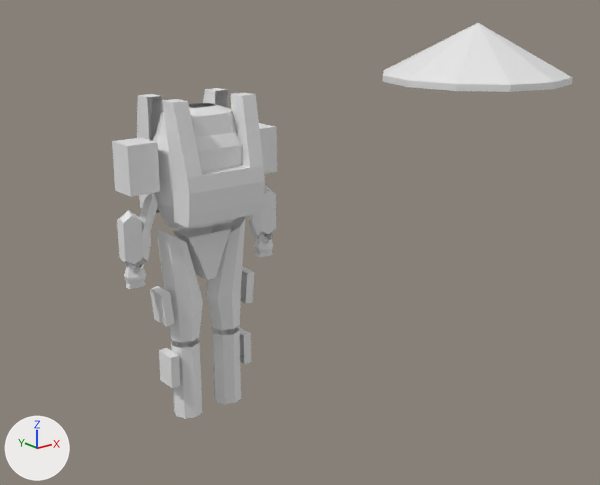
An edit to the Blender file Criação de Personagens II/Proxy Model.blend, drawn before and after from the same camera.
Before and after are seen from a 50 mm camera at (-3.23, -5.23, 3.61) aimed at (1.07, 0.14, 1.46). The axes (+X, +Y, +Z) are drawn at lower left. The lights are the same throughout. The first picture is the older version.

The older version as bpy lines, for what is in view:
```python
me_chapéu = bpy.data.meshes.new('Chapéu')
me_chapéu.from_pydata(...)  # 26 vertices, 36 faces; spans x 2.19..3.97, y -0.89..0.89, z 2.72..3.25
me_cylinder = bpy.data.meshes.new('Cylinder')
me_cylinder.from_pydata(...)  # 357 vertices, 297 faces; spans x -0.67..0.0, y -0.38..0.38, z 0.31..2.83
ob_chapéu = bpy.data.objects.new('Chapéu', me_chapéu)
ob_chapéu.location = (0.0, 0.0, 0.0)
ob_cylinder = bpy.data.objects.new('Cylinder', me_cylinder)
ob_cylinder.location = (0.0, 0.0, 0.0)
_m = ob_cylinder.modifiers.new('Mirror', 'MIRROR')
```
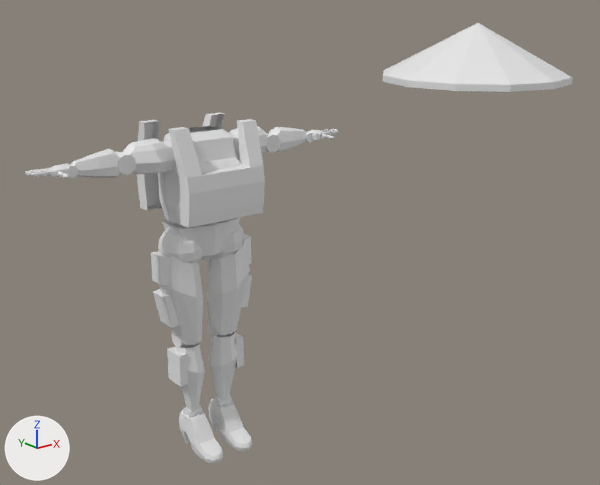
Pixel boxes (x1, y1, x2, y2) of what changed, in the pictures (600 x 485 px; the box of a moved part takes in the faces that stretch with it):
'Cylinder', reshaped (89% wider)
    before: (112, 88, 277, 419)
    after: (25, 113, 338, 463)
part 1 of me_cylinder, moved or reshaped
    before: (150, 267, 255, 327)
    after: (153, 275, 252, 328)
part 2 of me_cylinder, moved or reshaped
    before: (159, 327, 251, 388)
    after: (167, 332, 244, 387)
part 3 of me_cylinder, added
    after: (67, 131, 314, 178)
part 4 of me_cylinder, added
    after: (171, 319, 220, 347)
part 5 of me_cylinder, added
    after: (158, 219, 245, 264)
part 6 of me_cylinder, added
    after: (115, 133, 280, 175)
part 7 of me_cylinder, added
    after: (183, 395, 232, 418)
part 8 of me_cylinder, rebuilt (7% narrower, 20% shorter)
    before: (152, 103, 242, 228)
    after: (158, 126, 242, 226)
part 9 of me_cylinder, rebuilt (14% shorter)
    before: (156, 217, 245, 342)
    after: (158, 238, 250, 345)
part 10 of me_cylinder, rebuilt
    before: (171, 327, 241, 419)
    after: (176, 332, 238, 411)
part 11 of me_cylinder, rebuilt
    before: (112, 123, 277, 197)
    after: (122, 126, 268, 174)
part 12 of me_cylinder, deleted
    before: (124, 231, 273, 289)
part 13 of me_cylinder, deleted
    before: (117, 186, 276, 266)
part 14 of me_cylinder, added
    after: (25, 127, 338, 179)
part 15 of me_cylinder, added
    after: (179, 398, 252, 463)
part 16 of me_cylinder, moved or reshaped
    before: (137, 88, 263, 280)
    after: (138, 113, 263, 285)

What the commit changed:
me_cylinder is used by ob_cylinder; location (0.0, 0.0, 0.0).
me_cylinder had 357 vertices, 297 faces and spanned x -0.67..0.0, y -0.38..0.38, z 0.31..2.83.
me_cylinder now has 1743 vertices, 1699 faces and spans x -1.32..0.0, y -0.38..0.38, z 0.0..2.64.
me_cylinder part 1: the loose piece of 8 vertices spanning x -0.42..-0.33, y -0.09..0.09, z 1.14..1.4 is turned -5.3 degrees about the y axis through its middle, then moved by (0.04, 0.0, -0.03).
me_cylinder part 2: the loose piece of 8 vertices spanning x -0.37..-0.3, y -0.09..0.09, z 0.62..0.88 is moved by (0.07, 0.0, -0.01).
me_cylinder part 3: a new loose piece, a 12-sided cylinder along y spanning x -1.062..-0.978, y -0.064..0.027, z 2.365..2.449.
me_cylinder part 4: a new loose piece, a 12-sided cylinder along x spanning x -0.25..-0.08, y -0.05..0.1, z 0.89..1.04.
me_cylinder part 5: a new loose piece, a UV sphere (12 segments, 8 rings, poles along z) spanning x -0.36..0.0, y -0.18..0.18, z 1.53..1.88.
me_cylinder part 6: a new loose piece, a 12-sided cylinder along y spanning x -0.7..-0.56, y -0.08..0.07, z 2.33..2.48.
me_cylinder part 7: a new loose piece, a 12-sided cylinder along x spanning x -0.202..-0.085, y -0.044..0.055, z 0.253..0.353.
me_cylinder part 8: the loose piece of 49 vertices spanning x -0.37..0.0, y -0.27..0.27, z 1.89..2.75 is rebuilt with 49 vertices and now spans x -0.29..0.0, y -0.27..0.27, z 1.91..2.57.
me_cylinder part 9: the loose piece of 24 vertices spanning x -0.37..-0.02, y -0.13..0.13, z 0.97..1.88 is rebuilt with 30 vertices and now spans x -0.39..-0.02, y -0.19..0.16, z 0.93..1.7.
me_cylinder part 10: the loose piece of 16 vertices spanning x -0.3..-0.07, y -0.11..0.11, z 0.31..0.93 is rebuilt with 32 vertices and now spans x -0.28..-0.04, y -0.13..0.13, z 0.33..0.9.
me_cylinder part 11: the loose piece of 8 vertices spanning x -0.64..-0.41, y -0.12..0.12, z 2.19..2.54 is rebuilt with 49 vertices and now spans x -0.62..-0.19, y -0.16..0.13, z 2.3..2.55.
me_cylinder part 12: the loose piece of 118 vertices spanning x -0.66..-0.51, y -0.1..0.1, z 1.48..1.69 is deleted.
me_cylinder part 13: the loose piece of 46 vertices spanning x -0.67..-0.38, y -0.05..0.05, z 1.63..2.17 is deleted.
me_cylinder part 14: 851 vertices added at x -1.32..-0.65, y -0.23..0.08, z 2.31..2.52.
me_cylinder part 15: 128 vertices added at x -0.23..-0.06, y -0.37..0.14, z 0.0..0.28.
me_cylinder part 16: 40 vertices removed from x -0.35..0.0, y -0.25..0.25, z 1.44..2.83; 46 vertices added at x -0.41..0.0, y -0.25..0.25, z 1.45..2.64.
Other edits to the shape of me_cylinder do not show in these pictures.
